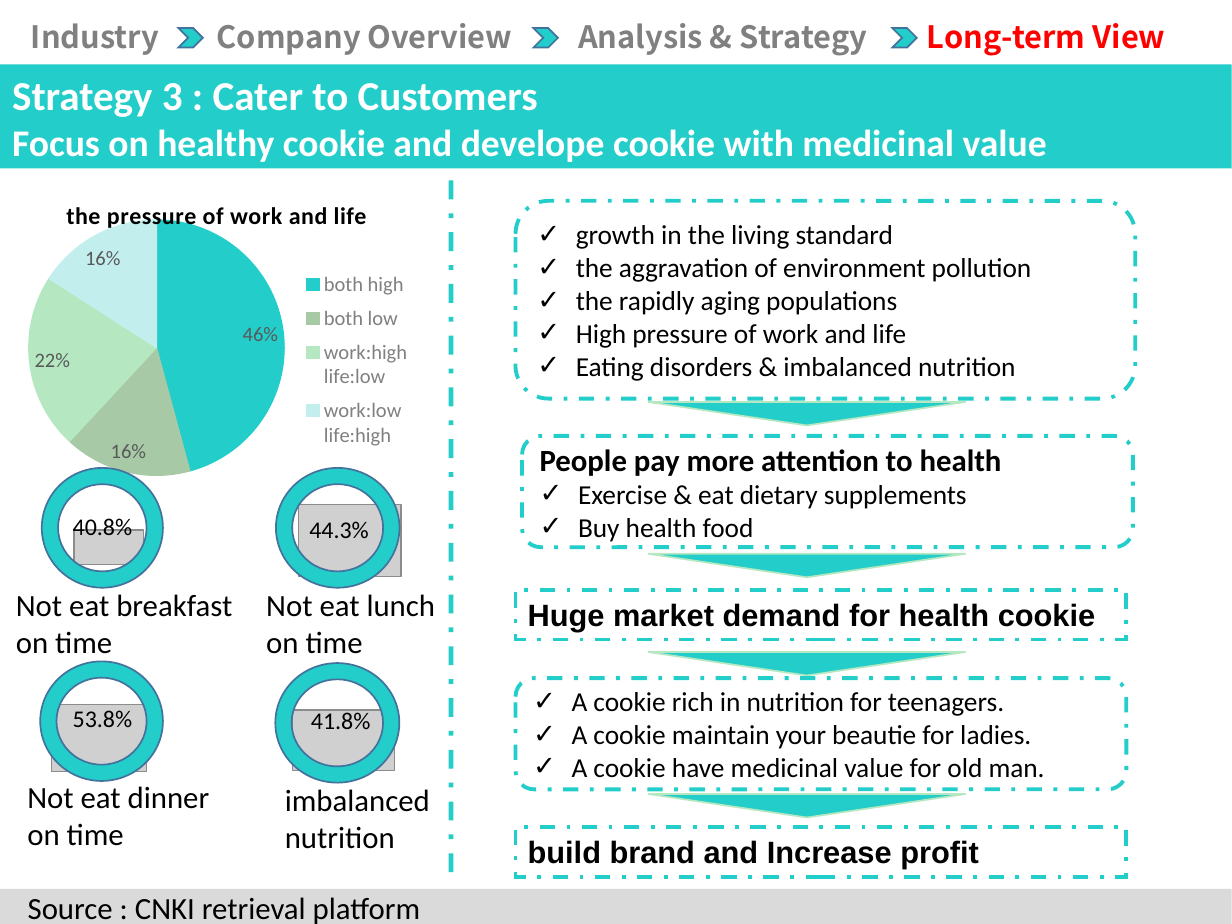
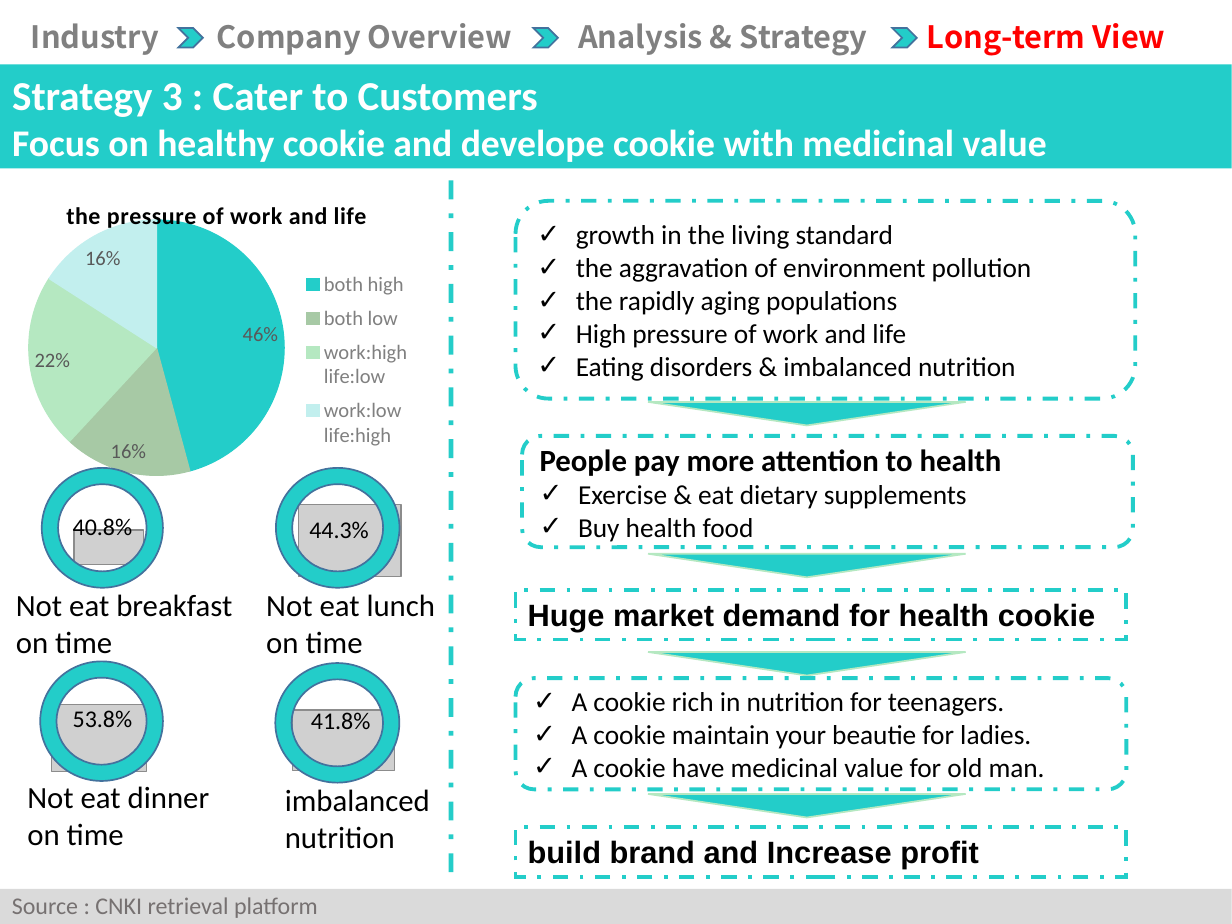
Before and after one commit to CHENXI-s1874351/-, a slide deck: slide 16 of 毕马威竞赛成果展示.pptx. Drawn at 1232x924 pixels with LibreOffice and Linux fonts; fonts in the diff are those of the drawing; grey boxes stand for pictures. Boxes give left, top, right and bottom in pixels: in the first picture for what was removed or moved away, otherwise in the second. Text is boxed around its words. In the diff, an @@ line names an element or a change of style, - is before the commit and + after.

```diff
--- a/毕马威竞赛成果展示.pptx
+++ b/毕马威竞赛成果展示.pptx
@@ text "Source : CNKI retrieval platform": place and size @@
-text "Source : CNKI retrieval platform" at (28,897,420,924)
+text "Source : CNKI retrieval platform" at (12,897,318,918)
@@ text "Source : CNKI retrieval platform" at (12,897,318,918): size 18 to 14 pt, text colour #000000 to #767171 @@
```
Also in this commit, not shown: 5 other slides changed.
